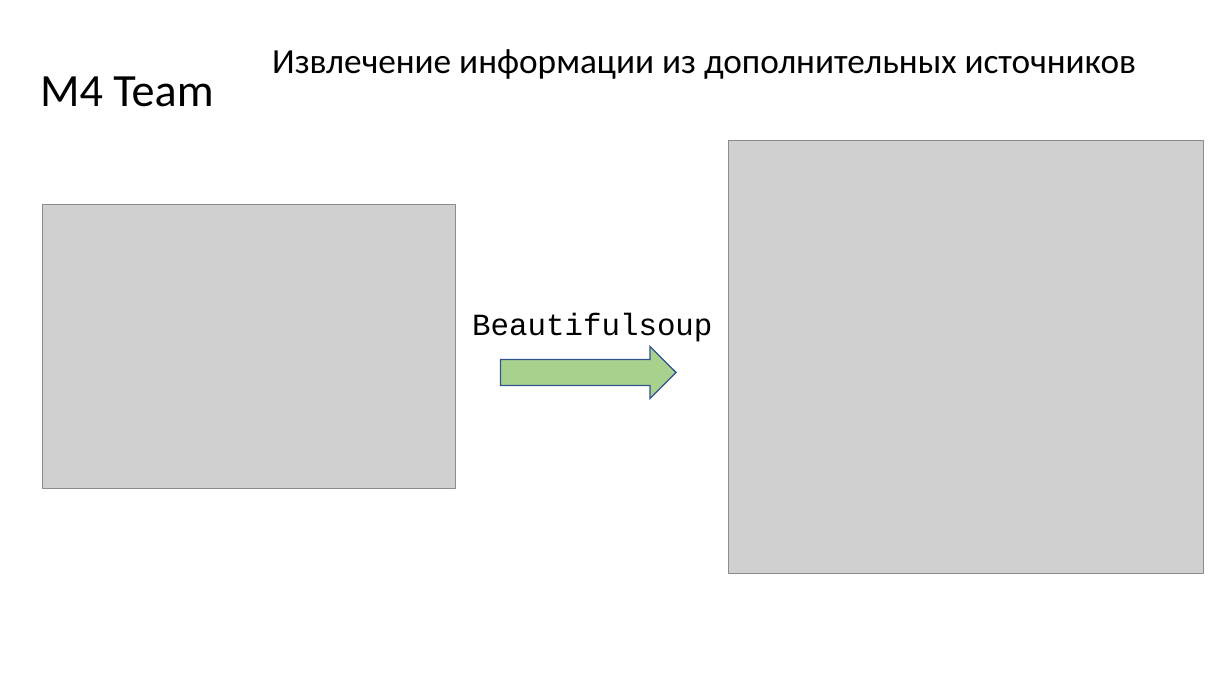
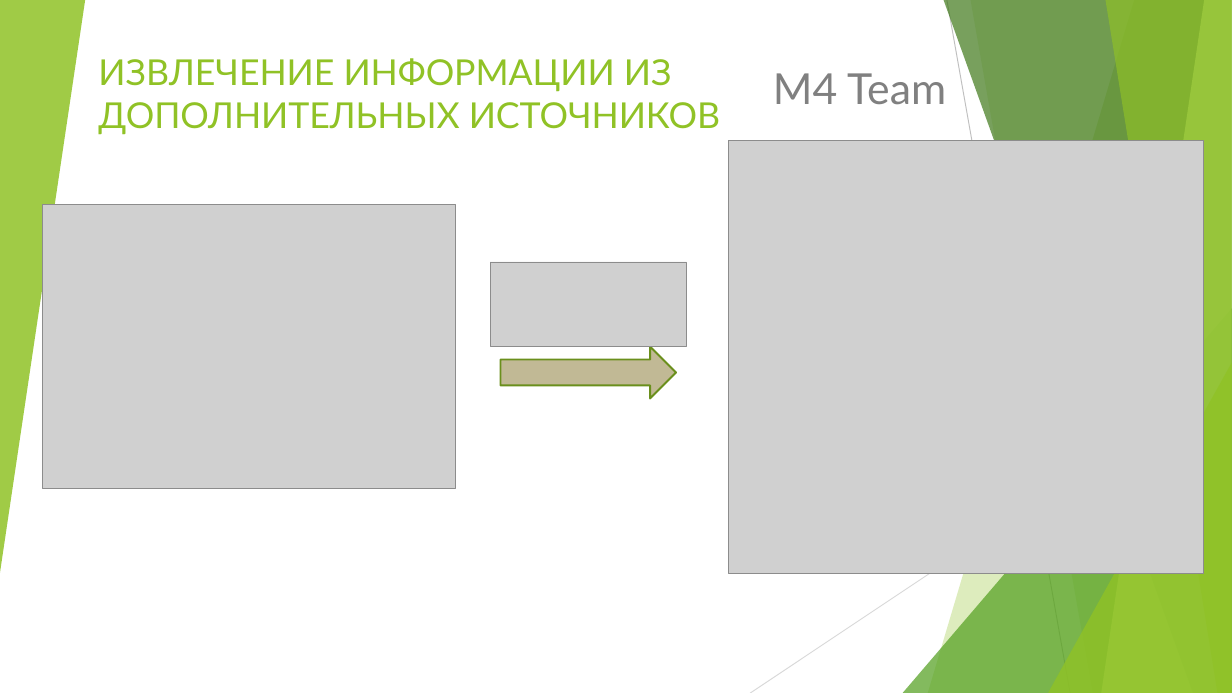
Before and after one commit to MikhailDemin/pet_projects, a slide deck: slide 7 of M4_Team_case_solution/result/M4_Team_final.pptx. Drawn at 1232x693 pixels with LibreOffice and Linux fonts; fonts in the diff are those of the drawing; grey boxes stand for pictures. Boxes give left, top, right and bottom in pixels: in the first picture for what was removed or moved away, otherwise in the second. Text is boxed around its words. In the diff, an @@ line names an element or a change of style, - is before the commit and + after.

```diff
--- a/M4_Team_case_solution/result/M4_Team_final.pptx
+++ b/M4_Team_case_solution/result/M4_Team_final.pptx
@@ group added at (0,0,1232,693): 5 freeform shapes, 3 triangles, 2 lines @@
@@ text at (98,58,720,135): text changed; size 27.5 to 27.8 pt; font Calibri to Lato; text colour #000000 to #90C226 @@
-Извлечение информации из дополнительных источников
+ИЗВЛЕЧЕНИЕ ИНФОРМАЦИИ ИЗ ДОПОЛНИТЕЛЬНЫХ ИСТОЧНИКОВ
@@ subtitle "M4 Team": place and size @@
-subtitle "M4 Team" at (40,76,213,107)
+subtitle "M4 Team" at (773,73,946,104)
@@ subtitle "M4 Team" at (773,73,946,104): size 36 to 33.3 pt, font Calibri to Lato, text colour #000000 to #808080; line spacing 0.8 to 1 @@
@@ picture added at (490,262,687,347) @@
@@ text removed at (472,313,712,342) @@
-Beautifulsoup
@@ right arrow at (501,347,677,398): fill #A9D18E to #C1B995; outline #325491 1 pt to #6B901C 1.5 pt @@
```
Also in this commit, not shown: 8 other slides changed, 1 slide added, 1 other file.
